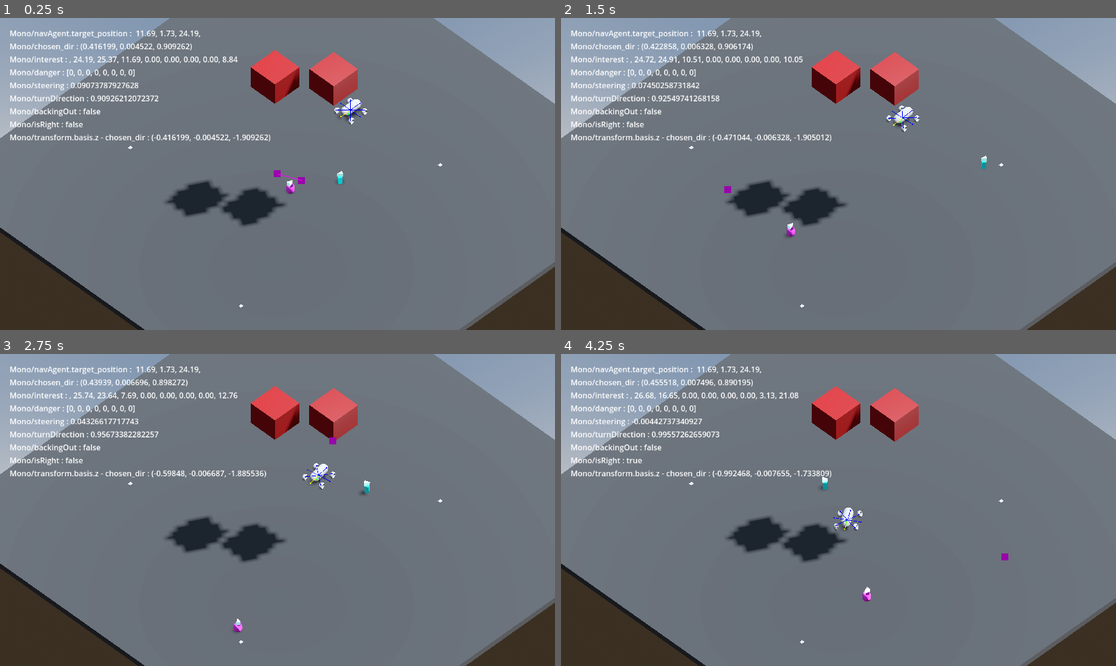
Above: before the commit, frames 1-4 (two rows, left to right).
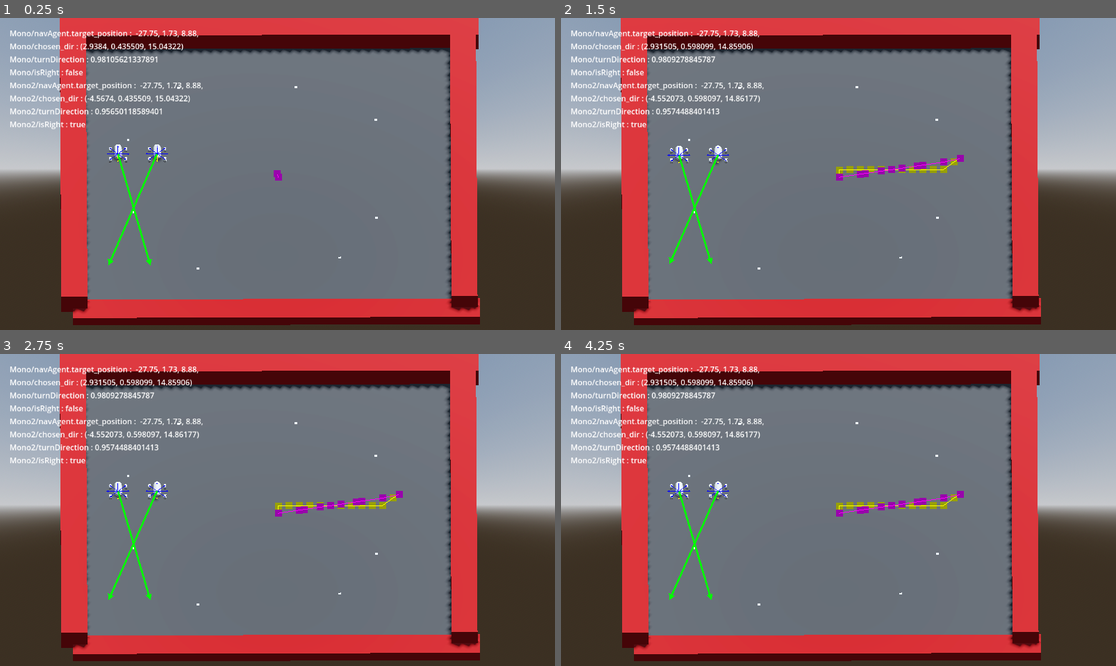
Above: after the commit, the same moments.

Repository: gparlakov/context_based_steering_test
Game: Godot game, scene res://navmesh_chhunks_demo_3d.tscn
The game is run twice, just before and just after one commit, with the same random seed, the same clock (stepped at 60 frames per second) and the same inputs.
Inputs (mouse positions are in pixels of both pictures, inside the frame that each line leads up to):
- Up to frame 1 (0.25 s): no input
- Up to frame 2 (1.5 s): move the mouse to (960, 158) at 0.52 s; click (960, 158) at 0.67 s; move the mouse to (727, 189) at 1.27 s; click (727, 189) at 1.42 s
- Up to frame 3 (2.75 s): move the mouse to (333, 441) at 2.02 s; click (333, 441) at 2.17 s
- Up to frame 4 (4.25 s): move the mouse to (810, 572) at 2.77 s; click (810, 572) at 2.92 s; move the mouse to (1005, 556) at 3.52 s; click (1005, 556) at 3.67 s

The runs differ from the first frame. In frame 1, 44% of the frame differs, in the area x 0-100%, y 0-100%; in frame 2, 44%; in frame 3, 44%; in frame 4, 44%.

Commit message:
follows a waypoint path

Diff:
--- a/mono.gd
+++ b/mono.gd
@@ -2,7 +2,7 @@
 
 @export var max_speed := 350
 @export var steer_force := 0.1
-@export var look_ahead := 100
+@export var look_ahead := 5
 @export var num_rays := 8
 
 @onready var navAgent = $NavigationAgent3D as NavigationAgent3D
@@ -25,6 +25,7 @@
 
 # Called when the node enters the scene tree for the first time.
 func _ready() -> void:
+	navAgent.target_desired_distance = 2.5
 	interest.resize(num_rays)
 	danger.resize(num_rays)
 	ray_directions.resize(num_rays)
@@ -42,21 +43,21 @@
 	timer.start(4)
 
 	# debug
-	debug.draw.add_vector(self, func(): return chosen_dir)
+	debug.draw.add_vector(self, func(): return chosen_dir, 2, 4)
 	debug.draw.add_property(self, "navAgent.target_position", func():
 		var t = navAgent.target_position
 		return " %.2f, %.2f, %.2f," % [t.x, t.y, t.z]
 	)
 	debug.draw.add_property(self, "chosen_dir")
-	debug.draw.add_property(self, "interest", func(): return interest.reduce(func(acc, i): return acc + ", %.2f" % i, ""))
+	# debug.draw.add_property(self, "interest", func(): return interest.reduce(func(acc, i): return acc + ", %.2f" % i, ""))
 	# debug.draw.add_property(self, "linear_velocity")
 	# debug.draw.add_property(self, "timer_nice", func(): return "%.2f" % timer.time_left)
-	debug.draw.add_property(self, "danger")
-	debug.draw.add_property(self, "steering")
+	# debug.draw.add_property(self, "danger")
+	# debug.draw.add_property(self, "steering")
 	debug.draw.add_property(self, "turnDirection")
-	debug.draw.add_property(self, "backingOut")
+	# debug.draw.add_property(self, "backingOut")
 	debug.draw.add_property(self, "isRight")
-	debug.draw.add_property(self, "transform.basis.z - chosen_dir", func(): return str(-transform.basis.z - chosen_dir))
+	# debug.draw.add_property(self, "transform.basis.z - chosen_dir", func(): return str(-transform.basis.z - chosen_dir))
 
 # # Called every frame. 'delta' is the elapsed time since the previous frame.
 # func _process(delta: float) -> void:
@@ -66,7 +67,7 @@
 
 	for i in num_rays:
 		var angle = i * 2 * PI / num_rays
-		ray_directions[i] = (transform.basis.z).rotated(Vector3.UP, angle)
+		ray_directions[i] = (transform.basis.z).rotated(Vector3.UP, angle).normalized()
 	engine_force = 500
 
 	steer_force = 2
@@ -87,13 +88,16 @@
 		# only change steer when we are not backing out
 		backingOut = turnDirection < 0.2
 		var steerDirection = -1 if isRight else 1
-		steerDirection = - (steerDirection * 5) if backingOut else steerDirection
+		steerDirection = -steerDirection if backingOut else steerDirection
+
+
 
 		## get the steering angle as what is left from the dot product to 1
 		## if the turnDirection is 45 degress that's dot product (cos) of 0.5 so we steer 0.5
 		## if the turnDirection is 22.5 degress that's dot product (cos) of 0.75 so we steer 0.25
-		var turn = 1 - abs(turnDirection)
-		steering = clampf(turn * steerDirection , -0.4, 0.4)
+		var turn = clampf(remap(turnDirection, 1.000, 0.89, 0.0, 0.4), 0, 0.41)
+		print("==== turnDirection %.2f -> turn %.2f" % [turnDirection, turn])
+		steering = turn * steerDirection
 
 	# var desired_velocity = chosen_dir.rotated(rotation) * max_speed
 	# velocity = velocity.linear_interpolate(desired_velocity, steer_force)
@@ -107,10 +111,11 @@
 	## when the navigation is finished and owner
 	if(navAgent.is_navigation_finished() && owner and owner.has_method("get_next_position")):
 		navAgent.target_position = owner.get_next_position(self)
+		print("====== navigation finished %s" % str(navAgent.target_position))
 
 	if(navAgent.target_position && navAgent.target_position != Vector3.ZERO):
 		for i in num_rays:
-			var d = ray_directions[i].dot(navAgent.target_position)
+			var d = ray_directions[i].dot(navAgent.target_position.normalized())
 			interest[i] = max(0, d)
 	# If no world path, use default interest
 	else:
@@ -132,6 +137,7 @@
 			1,
 			[self.get_rid()]
 		))
+		# result.position holds the intersect point
 		danger[i] = 1.0 if result else 0.0
 
 func choose_direction():
@@ -141,9 +147,9 @@
 			interest[i] = 0.0
 	# Choose direction based on remaining interest
 	chosen_dir = -(global_transform.origin - navAgent.target_position) if navAgent.target_position else Vector3.RIGHT
-	for i in num_rays:
-		chosen_dir += ray_directions[i] * interest[i]
-	chosen_dir = chosen_dir.normalized()
+	# for i in num_rays:
+	# 	chosen_dir += ray_directions[i] * interest[i]
+	# chosen_dir = chosen_dir.normalized()
 
 
 
--- a/navmesh_chhunks_demo_3d.gd
+++ b/navmesh_chhunks_demo_3d.gd
@@ -13,7 +13,7 @@
 @onready var playerNavAgent := $Obj/NavigationAgent3D as NavigationAgent3D
 @onready var player2: Node3D = $Obj2
 @onready var playerNavAgent2 := $Obj2/NavigationAgent3D as NavigationAgent3D
-@onready var checkpoints := [$ParseRootNode/Checkpoint_1, $ParseRootNode/Checkpoint_2, $ParseRootNode/Checkpoint_3 ]
+@onready var checkpoints := [$ParseRootNode/Checkpoint_1, $ParseRootNode/Checkpoint_2, $ParseRootNode/Checkpoint_3, $ParseRootNode/Checkpoint_4, $ParseRootNode/Checkpoint_5, $ParseRootNode/Checkpoint_6, $ParseRootNode/Checkpoint_7 , $ParseRootNode/Checkpoint_8 ]
 @onready var currentCheckpoint: Area3D = $ParseRootNode/Checkpoint_1
 
 
@@ -166,14 +166,15 @@
 
 	if Input.is_mouse_button_pressed(MOUSE_BUTTON_LEFT):
 		path_start_position = closest_point_on_navmesh
+		get_tree().paused = !get_tree().paused
 
 	%DebugPaths.global_position = path_start_position
 
 	%PathDebugCorridorFunnel.target_position = closest_point_on_navmesh
-	# %PathDebugEdgeCentered.target_position = closest_point_on_navmesh
+	%PathDebugEdgeCentered.target_position = closest_point_on_navmesh
 
 	%PathDebugCorridorFunnel.get_next_path_position()
-	# %PathDebugEdgeCentered.get_next_path_position()
+	%PathDebugEdgeCentered.get_next_path_position()
 
 func _physics_process(delta: float) -> void:
 	_player_process(delta, player, playerNavAgent)
@@ -183,7 +184,7 @@
 func _player_process(delta: float, p: Node3D, navAgent: NavigationAgent3D) -> void:
 	if navAgent.is_navigation_finished():
 		var currentIndex = checkpoints.find(currentCheckpoint)
-		var next = wrap(currentIndex + 1, 0, 3)
+		var next = wrap(currentIndex + 1, 0, checkpoints.size())
 		currentCheckpoint = checkpoints[next]
 		navAgent.set_target_position(currentCheckpoint.global_position)
 		return
@@ -200,8 +201,8 @@
 
 func get_next_position(node: Variant) -> Vector3:
 	if(!currentCheckpointByNode.has(node)):
-		currentCheckpointByNode[node] = 0
+		currentCheckpointByNode[node] = -1
 	var current = currentCheckpointByNode.get(node) as int
-	var next = wrap(current + 1, 0, 3)
+	var next = wrap(current + 1, 0, checkpoints.size())
 	currentCheckpointByNode[node] = next
 	return checkpoints[next].global_transform.origin
--- a/navmesh_chhunks_demo_3d.tscn
+++ b/navmesh_chhunks_demo_3d.tscn
@@ -103,11 +103,11 @@
 layout_mode = 2
 
 [node name="Camera3D" type="Camera3D" parent="."]
-transform = Transform3D(0.707107, -0.5, 0.5, 0, 0.707107, 0.707107, -0.707107, -0.5, 0.5, 10, 20, 15)
+transform = Transform3D(0.999991, 0.00297434, -0.00297435, 0, 0.707107, 0.707107, 0.00420636, -0.7071, 0.707101, -0.236252, 22.7414, 20.8672)
 projection = 1
 current = true
 fov = 40.0
-size = 45.359
+size = 59.808
 
 [node name="DirectionalLight3D" type="DirectionalLight3D" parent="."]
 transform = Transform3D(-0.866024, -0.433016, 0.250001, 0, 0.499998, 0.866026, -0.500003, 0.749999, -0.43301, 0, 0, 0)
@@ -128,41 +128,72 @@
 [node name="CollisionShape3D" type="CollisionShape3D" parent="ParseRootNode/Ground/StaticBody3D"]
 shape = SubResource("ConvexPolygonShape3D_7rw3x")
 
-[node name="CenterBlock" type="MeshInstance3D" parent="ParseRootNode"]
-transform = Transform3D(1, 0, 0, 0, 1, 0, 0, 0, 1, -2.61266, 22.4802, 2.90729)
+[node name="CenterBlock2" type="MeshInstance3D" parent="ParseRootNode"]
+transform = Transform3D(15.6159, 0, 0, 0, 1, 0, 0, 0, 1, -0.513873, 2.19831, -37.8633)
 material_override = SubResource("StandardMaterial3D_3kxje")
 mesh = SubResource("BoxMesh_hdqb8")
 
-[node name="NavmeshDiscard" type="NavigationObstacle3D" parent="ParseRootNode/CenterBlock"]
-transform = Transform3D(1, 0, 0, 0, 1, 0, 0, 0, 1, 0, 0, 4.68795)
+[node name="NavmeshDiscard" type="NavigationObstacle3D" parent="ParseRootNode/CenterBlock2"]
+transform = Transform3D(2.4086, 0, 0, 0, 1, 0, 0, 0, 1, 0, -1.40727, 2.67487)
 height = 3.0
 affect_navigation_mesh = true
 avoidance_enabled = false
 
-[node name="StaticBody3D" type="StaticBody3D" parent="ParseRootNode/CenterBlock"]
-
-[node name="CollisionShape3D" type="CollisionShape3D" parent="ParseRootNode/CenterBlock/StaticBody3D"]
+[node name="StaticBody3D" type="StaticBody3D" parent="ParseRootNode/CenterBlock2"]
+
+[node name="CollisionShape3D" type="CollisionShape3D" parent="ParseRootNode/CenterBlock2/StaticBody3D"]
 shape = SubResource("ConvexPolygonShape3D_ydj0h")
 
-[node name="CenterBlock2" type="MeshInstance3D" parent="ParseRootNode"]
-transform = Transform3D(1, 0, 0, 0, 1, 0, 0, 0, 1, 4.45585, 23.5361, -2.11102)
+[node name="CenterBlock3" type="MeshInstance3D" parent="ParseRootNode"]
+transform = Transform3D(15.6159, 0, 0, 0, 0.501777, 0, 0, 0, 1, -0.513873, 0.0286465, 35.5385)
 material_override = SubResource("StandardMaterial3D_3kxje")
 mesh = SubResource("BoxMesh_hdqb8")
 
-[node name="NavmeshDiscard" type="NavigationObstacle3D" parent="ParseRootNode/CenterBlock2"]
-transform = Transform3D(1, 0, 0, 0, 1, 0, 0, 0, 1, 0, -1.40727, 0)
+[node name="NavmeshDiscard" type="NavigationObstacle3D" parent="ParseRootNode/CenterBlock3"]
+transform = Transform3D(2.4086, 0, 0, 0, 1, 0, 0, 0, 1, 0, -1.40727, 2.67487)
 height = 3.0
-vertices = PackedVector3Array(-2.5, 0, -2.5, 2.5, 0, -2.5, 2.5, 0, 2.5, -2.5, 0, 2.5)
 affect_navigation_mesh = true
 avoidance_enabled = false
 
-[node name="StaticBody3D" type="StaticBody3D" parent="ParseRootNode/CenterBlock2"]
-
-[node name="CollisionShape3D" type="CollisionShape3D" parent="ParseRootNode/CenterBlock2/StaticBody3D"]
+[node name="StaticBody3D" type="StaticBody3D" parent="ParseRootNode/CenterBlock3"]
+
+[node name="CollisionShape3D" type="CollisionShape3D" parent="ParseRootNode/CenterBlock3/StaticBody3D"]
 shape = SubResource("ConvexPolygonShape3D_ydj0h")
 
+[node name="CenterBlock4" type="MeshInstance3D" parent="ParseRootNode"]
+transform = Transform3D(-6.82594e-07, 0, -1, 0, 1, 0, 15.6159, 0, -4.37114e-08, 35.5666, 2.19831, -3.57813)
+material_override = SubResource("StandardMaterial3D_3kxje")
+mesh = SubResource("BoxMesh_hdqb8")
+
+[node name="NavmeshDiscard" type="NavigationObstacle3D" parent="ParseRootNode/CenterBlock4"]
+transform = Transform3D(2.4086, 0, 0, 0, 1, 0, 0, 0, 1, 0, -1.40727, 2.67487)
+height = 3.0
+affect_navigation_mesh = true
+avoidance_enabled = false
+
+[node name="StaticBody3D" type="StaticBody3D" parent="ParseRootNode/CenterBlock4"]
+
+[node name="CollisionShape3D" type="CollisionShape3D" parent="ParseRootNode/CenterBlock4/StaticBody3D"]
+shape = SubResource("ConvexPolygonShape3D_ydj0h")
+
+[node name="CenterBlock5" type="MeshInstance3D" parent="ParseRootNode"]
+transform = Transform3D(-6.82594e-07, 0, -1, 0, 1, 0, 15.6159, 0, -4.37114e-08, -39.2407, 2.19831, -3.57813)
+material_override = SubResource("StandardMaterial3D_3kxje")
+mesh = SubResource("BoxMesh_hdqb8")
+
+[node name="NavmeshDiscard" type="NavigationObstacle3D" parent="ParseRootNode/CenterBlock5"]
+transform = Transform3D(2.4086, 0, 0, 0, 1, 0, 0, 0, 1, 0, -1.40727, 2.67487)
+height = 3.0
+affect_navigation_mesh = true
+avoidance_enabled = false
+
+[node name="StaticBody3D" type="StaticBody3D" parent="ParseRootNode/CenterBlock5"]
+
+[node name="CollisionShape3D" type="CollisionShape3D" parent="ParseRootNode/CenterBlock5/StaticBody3D"]
+shape = SubResource("ConvexPolygonShape3D_ydj0h")
+
 [node name="Checkpoint_1" type="Area3D" parent="ParseRootNode"]
-transform = Transform3D(1, 0, 0, 0, 1, 0, 0, 0, 1, -22.6963, 1.72873, 12.552)
+transform = Transform3D(1, 0, 0, 0, 1, 0, 0, 0, 1, -27.7504, 1.72873, 8.88088)
 
 [node name="CollisionShape3D" type="CollisionShape3D" parent="ParseRootNode/Checkpoint_1"]
 transform = Transform3D(1, 0, 0, 0, 1, 0, 0, 0, 1, 0, -1.0171, 0)
@@ -173,7 +204,7 @@
 mesh = SubResource("PlaneMesh_cd32c")
 
 [node name="Checkpoint_2" type="Area3D" parent="ParseRootNode"]
-transform = Transform3D(1, 0, 0, 0, 1, 0, 0, 0, 1, 11.6872, 1.72873, 24.1896)
+transform = Transform3D(1, 0, 0, 0, 1, 0, 0, 0, 1, -15.5417, 1.72873, 24.1896)
 
 [node name="CollisionShape3D" type="CollisionShape3D" parent="ParseRootNode/Checkpoint_2"]
 transform = Transform3D(1, 0, 0, 0, 1, 0, 0, 0, 1, 0, -1.0171, 0)
@@ -184,13 +215,68 @@
 mesh = SubResource("PlaneMesh_cd32c")
 
 [node name="Checkpoint_3" type="Area3D" parent="ParseRootNode"]
-transform = Transform3D(1, 0, 0, 0, 1, 0, 0, 0, 1, 11.6872, 1.72873, -16.8066)
+transform = Transform3D(1, 0, 0, 0, 1, 0, 0, 0, 1, 11.6872, 1.72873, 21.4337)
 
 [node name="CollisionShape3D" type="CollisionShape3D" parent="ParseRootNode/Checkpoint_3"]
 transform = Transform3D(1, 0, 0, 0, 1, 0, 0, 0, 1, 0, -1.0171, 0)
 shape = SubResource("SphereShape3D_8nxeg")
 
 [node name="MeshInstance3D" type="MeshInstance3D" parent="ParseRootNode/Checkpoint_3"]
+transform = Transform3D(0.241652, 0, 0, 0, 1.31722, 0, 0, 0, 0.26732, 0, -1.1555, 0)
+mesh = SubResource("PlaneMesh_cd32c")
+
+[node name="Checkpoint_4" type="Area3D" parent="ParseRootNode"]
+transform = Transform3D(1, 0, 0, 0, 1, 0, 0, 0, 1, 18.7691, 1.72873, 10.714)
+
+[node name="CollisionShape3D" type="CollisionShape3D" parent="ParseRootNode/Checkpoint_4"]
+transform = Transform3D(1, 0, 0, 0, 1, 0, 0, 0, 1, 0, -1.0171, 0)
+shape = SubResource("SphereShape3D_8nxeg")
+
+[node name="MeshInstance3D" type="MeshInstance3D" parent="ParseRootNode/Checkpoint_4"]
+transform = Transform3D(0.241652, 0, 0, 0, 1.31722, 0, 0, 0, 0.26732, 0, -1.1555, 0)
+mesh = SubResource("PlaneMesh_cd32c")
+
+[node name="Checkpoint_5" type="Area3D" parent="ParseRootNode"]
+transform = Transform3D(1, 0, 0, 0, 1, 0, 0, 0, 1, 18.7691, 1.72873, -15.8395)
+
+[node name="CollisionShape3D" type="CollisionShape3D" parent="ParseRootNode/Checkpoint_5"]
+transform = Transform3D(1, 0, 0, 0, 1, 0, 0, 0, 1, 0, -1.0171, 0)
+shape = SubResource("SphereShape3D_8nxeg")
+
+[node name="MeshInstance3D" type="MeshInstance3D" parent="ParseRootNode/Checkpoint_5"]
+transform = Transform3D(0.241652, 0, 0, 0, 1.31722, 0, 0, 0, 0.26732, 0, -1.1555, 0)
+mesh = SubResource("PlaneMesh_cd32c")
+
+[node name="Checkpoint_6" type="Area3D" parent="ParseRootNode"]
+transform = Transform3D(1, 0, 0, 0, 1, 0, 0, 0, 1, 3.47302, 1.72873, -24.8065)
+
+[node name="CollisionShape3D" type="CollisionShape3D" parent="ParseRootNode/Checkpoint_6"]
+transform = Transform3D(1, 0, 0, 0, 1, 0, 0, 0, 1, 0, -1.0171, 0)
+shape = SubResource("SphereShape3D_8nxeg")
+
+[node name="MeshInstance3D" type="MeshInstance3D" parent="ParseRootNode/Checkpoint_6"]
+transform = Transform3D(0.241652, 0, 0, 0, 1.31722, 0, 0, 0, 0.26732, 0, -1.1555, 0)
+mesh = SubResource("PlaneMesh_cd32c")
+
+[node name="Checkpoint_7" type="Area3D" parent="ParseRootNode"]
+transform = Transform3D(1, 0, 0, 0, 1, 0, 0, 0, 1, -19.0392, 1.72873, -24.8065)
+
+[node name="CollisionShape3D" type="CollisionShape3D" parent="ParseRootNode/Checkpoint_7"]
+transform = Transform3D(1, 0, 0, 0, 1, 0, 0, 0, 1, 0, -1.0171, 0)
+shape = SubResource("SphereShape3D_8nxeg")
+
+[node name="MeshInstance3D" type="MeshInstance3D" parent="ParseRootNode/Checkpoint_7"]
+transform = Transform3D(0.241652, 0, 0, 0, 1.31722, 0, 0, 0, 0.26732, 0, -1.1555, 0)
+mesh = SubResource("PlaneMesh_cd32c")
+
+[node name="Checkpoint_8" type="Area3D" parent="ParseRootNode"]
+transform = Transform3D(1, 0, 0, 0, 1, 0, 0, 0, 1, -28.7467, 1.72873, -10.677)
+
+[node name="CollisionShape3D" type="CollisionShape3D" parent="ParseRootNode/Checkpoint_8"]
+transform = Transform3D(1, 0, 0, 0, 1, 0, 0, 0, 1, 0, -1.0171, 0)
+shape = SubResource("SphereShape3D_8nxeg")
+
+[node name="MeshInstance3D" type="MeshInstance3D" parent="ParseRootNode/Checkpoint_8"]
 transform = Transform3D(0.241652, 0, 0, 0, 1.31722, 0, 0, 0, 0.26732, 0, -1.1555, 0)
 mesh = SubResource("PlaneMesh_cd32c")
 
@@ -273,6 +359,7 @@
 
 [node name="Obj" type="CharacterBody3D" parent="."]
 transform = Transform3D(1, 0, 0, 0, 1, 0, 0, 0, 1, 0, 0.972451, 0)
+visible = false
 
 [node name="CollisionShape3D" type="CollisionShape3D" parent="Obj"]
 shape = SubResource("CapsuleShape3D_s2h6c")
@@ -289,6 +376,7 @@
 
 [node name="Obj2" type="CharacterBody3D" parent="."]
 transform = Transform3D(1, 0, 0, 0, 1, 0, 0, 0, 1, 2.60614, 0.972451, -2.007)
+visible = false
 
 [node name="CollisionShape3D" type="CollisionShape3D" parent="Obj2"]
 shape = SubResource("CapsuleShape3D_s2h6c")
@@ -304,9 +392,11 @@
 [node name="NavigationAgent3D" type="NavigationAgent3D" parent="Obj2"]
 
 [node name="Mono" type="VehicleBody3D" parent="."]
-transform = Transform3D(1, 0, 0, 0, 1, 0, 0, 0, 1, -5.02598, 1.577, -15.0097)
+transform = Transform3D(1, 0, 0, 0, 1, 0, 0, 0, 1, -30.6888, 1.577, -6.16234)
 mass = 150.0
 physics_material_override = SubResource("PhysicsMaterial_p577t")
+center_of_mass_mode = 1
+center_of_mass = Vector3(0, -0.5, 0)
 script = ExtResource("2_4bs5m")
 
 [node name="VehicleWheel3D" type="VehicleWheel3D" parent="Mono"]
@@ -350,3 +440,53 @@
 [node name="MeshInstance3D" type="MeshInstance3D" parent="Mono/CollisionShape3D"]
 transform = Transform3D(1.46743, 0, 0, 0, 1.86017, -7.10543e-15, 0, 0, 1.63429, 0, 0, 0)
 mesh = SubResource("CapsuleMesh_3bipe")
+
+[node name="Mono2" type="VehicleBody3D" parent="."]
+transform = Transform3D(1, 0, 0, 0, 1, 0, 0, 0, 1, -23.183, 1.577, -6.16234)
+mass = 150.0
+physics_material_override = SubResource("PhysicsMaterial_p577t")
+center_of_mass_mode = 1
+center_of_mass = Vector3(0, -0.5, 0)
+script = ExtResource("2_4bs5m")
+
+[node name="VehicleWheel3D" type="VehicleWheel3D" parent="Mono2"]
+transform = Transform3D(1, 0, 0, 0, 2.02589, 0, 0, 0, 2.02589, -1.5, -0.112938, 1.32839)
+use_as_steering = true
+
+[node name="MeshInstance3D" type="MeshInstance3D" parent="Mono2/VehicleWheel3D"]
+transform = Transform3D(-2.2116e-08, -1, 0, 0.505954, -4.37114e-08, 0, 0, 0, 0.505954, 0, 0, 0)
+mesh = SubResource("TorusMesh_y37mu")
+
+[node name="VehicleWheel3D2" type="VehicleWheel3D" parent="Mono2"]
+transform = Transform3D(1, 0, 0, 0, 2.02589, 0, 0, 0, 2.02589, 1.5, -0.112938, 1.32839)
+use_as_steering = true
+
+[node name="MeshInstance3D" type="MeshInstance3D" parent="Mono2/VehicleWheel3D2"]
+transform = Transform3D(-2.2116e-08, -1, 0, 0.505954, -4.37114e-08, 0, 0, 0, 0.505954, 0, 0, 0)
+mesh = SubResource("TorusMesh_y37mu")
+
+[node name="VehicleWheel3D3" type="VehicleWheel3D" parent="Mono2"]
+transform = Transform3D(1, 0, 0, 0, 2.02589, 0, 0, 0, 2.02589, -1.5, -0.112938, -1.38515)
+use_as_traction = true
+
+[node name="MeshInstance3D" type="MeshInstance3D" parent="Mono2/VehicleWheel3D3"]
+transform = Transform3D(-2.2116e-08, -1, 0, 0.505954, -4.37114e-08, 0, 0, 0, 0.505954, 0, 0, 0)
+mesh = SubResource("TorusMesh_y37mu")
+
+[node name="VehicleWheel3D4" type="VehicleWheel3D" parent="Mono2"]
+transform = Transform3D(1, 0, 0, 0, 2.02589, 0, 0, 0, 2.02589, 1.5, -0.112938, -1.38515)
+use_as_traction = true
+
+[node name="MeshInstance3D" type="MeshInstance3D" parent="Mono2/VehicleWheel3D4"]
+transform = Transform3D(-2.2116e-08, -1, 0, 0.505954, -4.37114e-08, 0, 0, 0, 0.505954, 0, 0, 0)
+mesh = SubResource("TorusMesh_y37mu")
+
+[node name="NavigationAgent3D" type="NavigationAgent3D" parent="Mono2"]
+
+[node name="CollisionShape3D" type="CollisionShape3D" parent="Mono2"]
+transform = Transform3D(1, 0, 0, 0, -4.37114e-08, -1, 0, 1, -4.37114e-08, 0, 0.37602, -0.0728941)
+shape = SubResource("CapsuleShape3D_awg2w")
+
+[node name="MeshInstance3D" type="MeshInstance3D" parent="Mono2/CollisionShape3D"]
+transform = Transform3D(1.46743, 0, 0, 0, 1.86017, -7.10543e-15, 0, 0, 1.63429, 0, 0, 0)
+mesh = SubResource("CapsuleMesh_3bipe")
--- a/project.godot
+++ b/project.godot
@@ -14,6 +14,7 @@
 config/tags=PackedStringArray("3d", "ai", "demo", "official")
 run/main_scene="res://navmesh_chhunks_demo_3d.tscn"
 config/features=PackedStringArray("4.3", "GL Compatibility")
+run/max_fps=15
 config/icon="res://icon.webp"
 
 [rendering]
